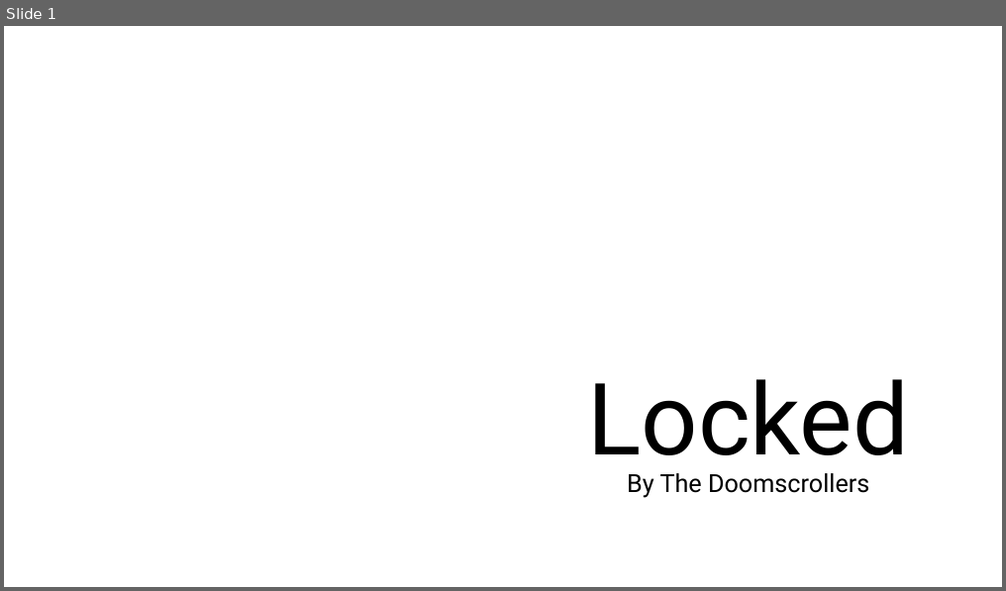
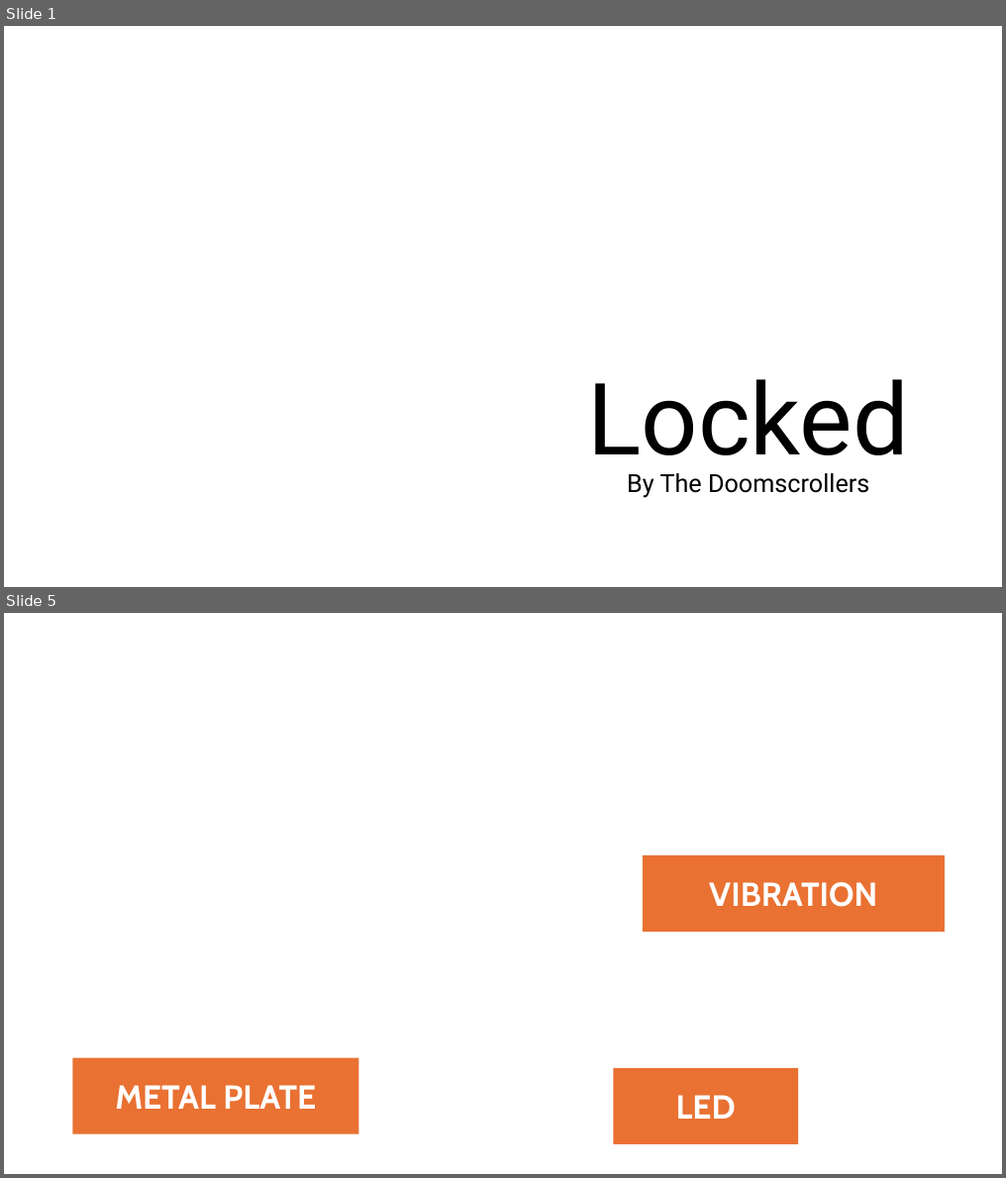
Before and after one commit to steven-szk/DoomScollers, a slide deck: Locked Hackathon.pptx. Shown one above the other, each under a label of ours: slide 1 before the commit, slides 1 and 5 after it; the slides between them are not shown. The pictures are 1006x591 and 1006x1178 pixels, drawn with LibreOffice and Linux fonts; fonts in the diff are those of the drawing; background and template pictures are left out. Boxes give left, top, right and bottom in pixels: in the first picture for what was removed or moved away, otherwise in the second. Text is boxed around its words. In the diff, an @@ line names an element or a change of style, - is before the commit and + after.

```diff
--- a/Locked Hackathon.pptx
+++ b/Locked Hackathon.pptx
@@ slide 5 added at (4, 613, 1002, 1174), background picture (left out) @@
@@ rectangle added at (643, 856, 945, 932), fill #E97132, 32 pt, text #FFFFFF, bold @@
+VIBRATION
@@ rectangle added at (73, 1059, 359, 1135), fill #E97132, 32 pt, text #FFFFFF, bold @@
+METAL PLATE
@@ rectangle added at (614, 1068, 798, 1145), fill #E97132, 32 pt, text #FFFFFF, bold @@
+LED
```
Also in this commit, not shown: 4 slides changed, 3 other slides added, 1 slide removed.
